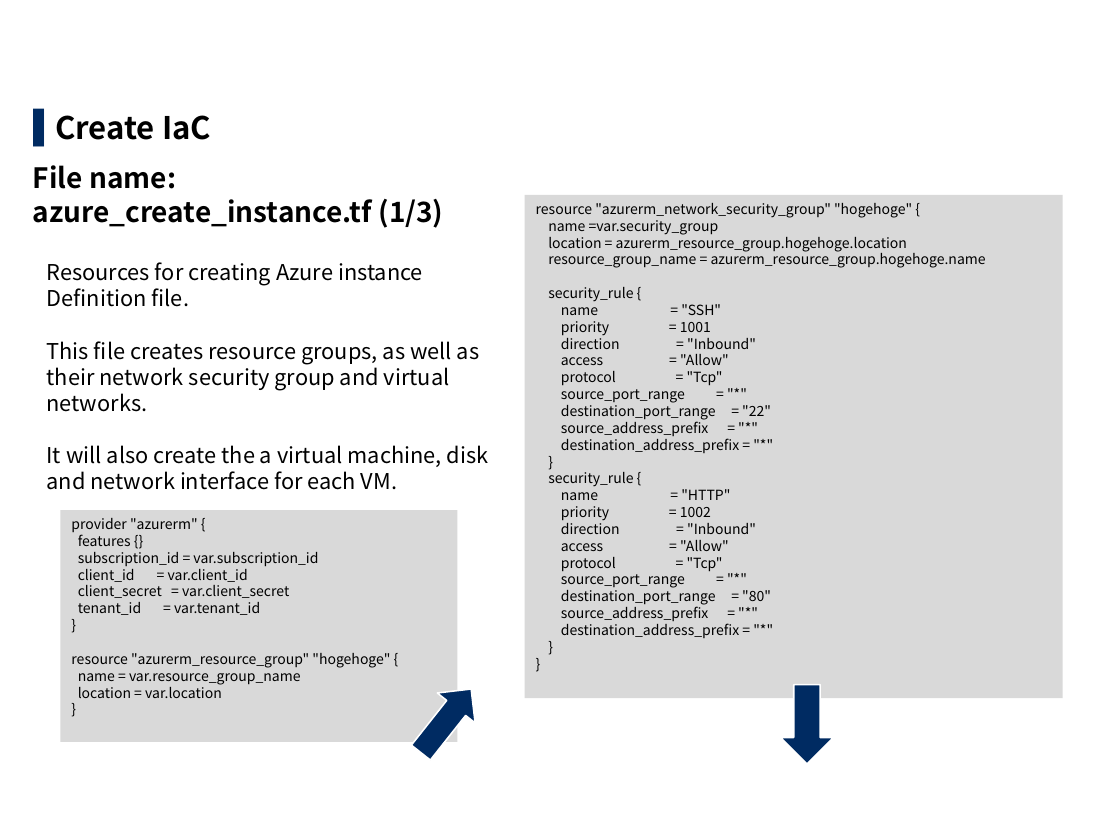
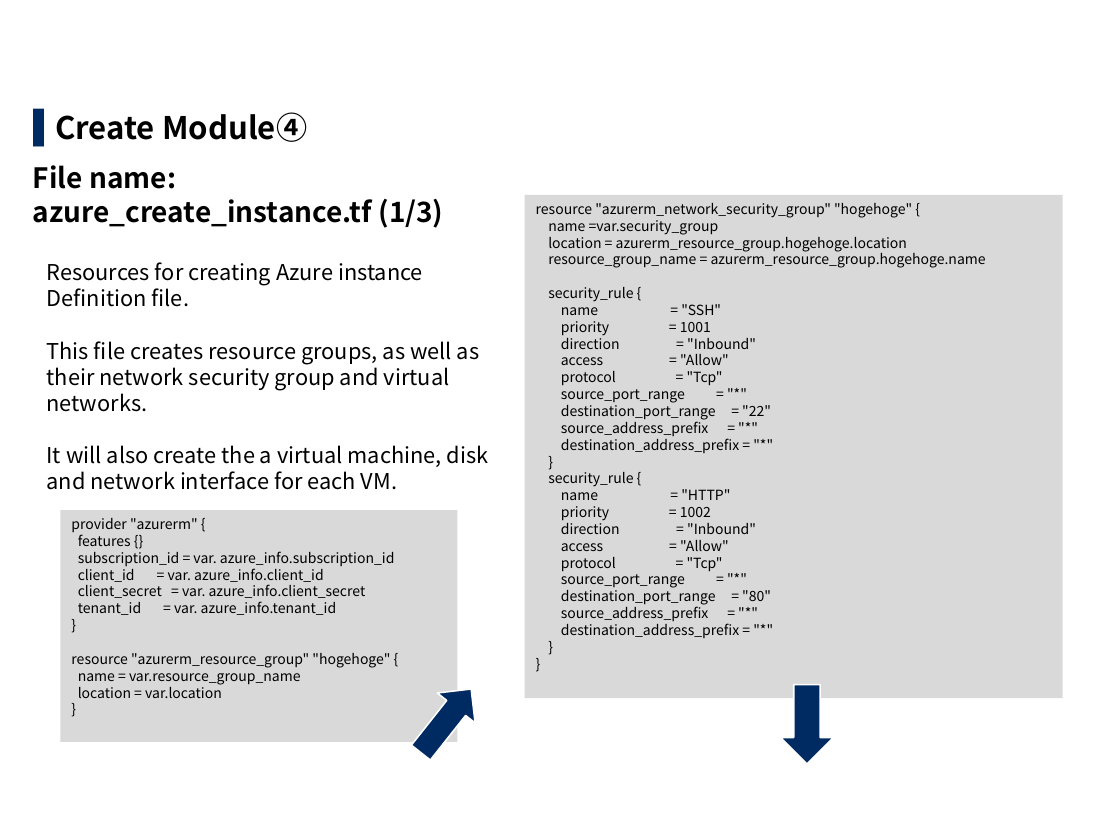
Before and after one commit to exastro-suite/it-automation-docs, a slide deck: slide 11 of asset/Learn/ITA-Terraform-driver-practice_en.pptx (slide 12 before the commit). Drawn at 1120x840 pixels with LibreOffice and Linux fonts; fonts in the diff are those of the drawing; background and template pictures are left out. Boxes give left, top, right and bottom in pixels: in the first picture for what was removed or moved away, otherwise in the second. Text is boxed around its words. In the diff, an @@ line names an element or a change of style, - is before the commit and + after.

```diff
--- a/asset/Learn/ITA-Terraform-driver-practice_en.pptx
+++ b/asset/Learn/ITA-Terraform-driver-practice_en.pptx
@@ text at (x1=55, y1=112, x2=307, y2=142): text changed @@
-▌ Create IaC
+▌ Create Module④
@@ text in rectangle at (x1=78, y1=551, x2=394, y2=615): text changed @@
-subscription_id = var.subscription_id
-client_id = var.client_id
-client_secret = var.client_secret
-tenant_id = var.tenant_id
+subscription_id = var. azure_info.subscription_id
+client_id = var. azure_info.client_id
+client_secret = var. azure_info.client_secret
+tenant_id = var. azure_info.tenant_id
```
Also in this commit, not shown: 16 other slides changed, 1 slide removed, 11 other files.
